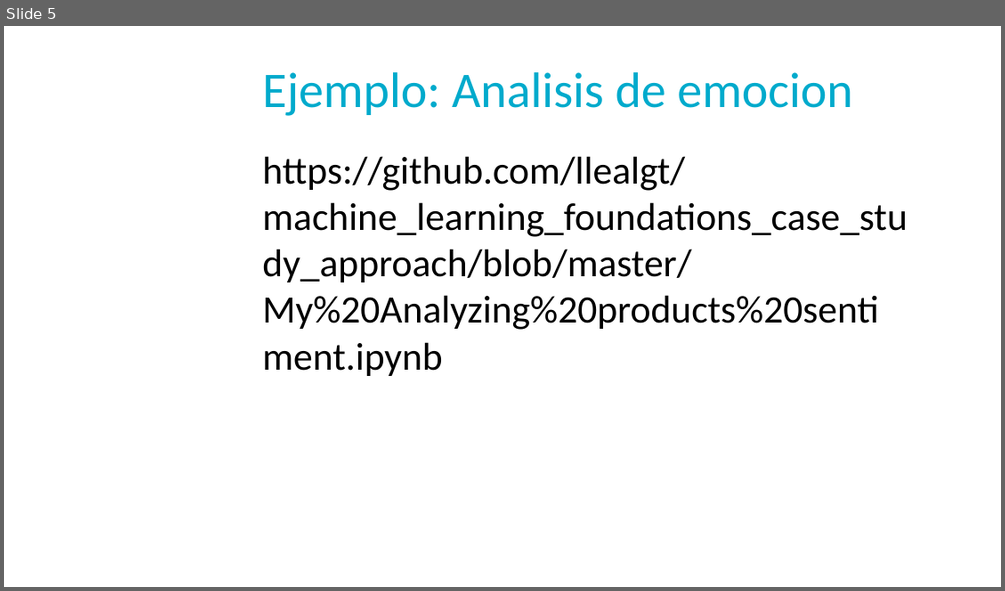
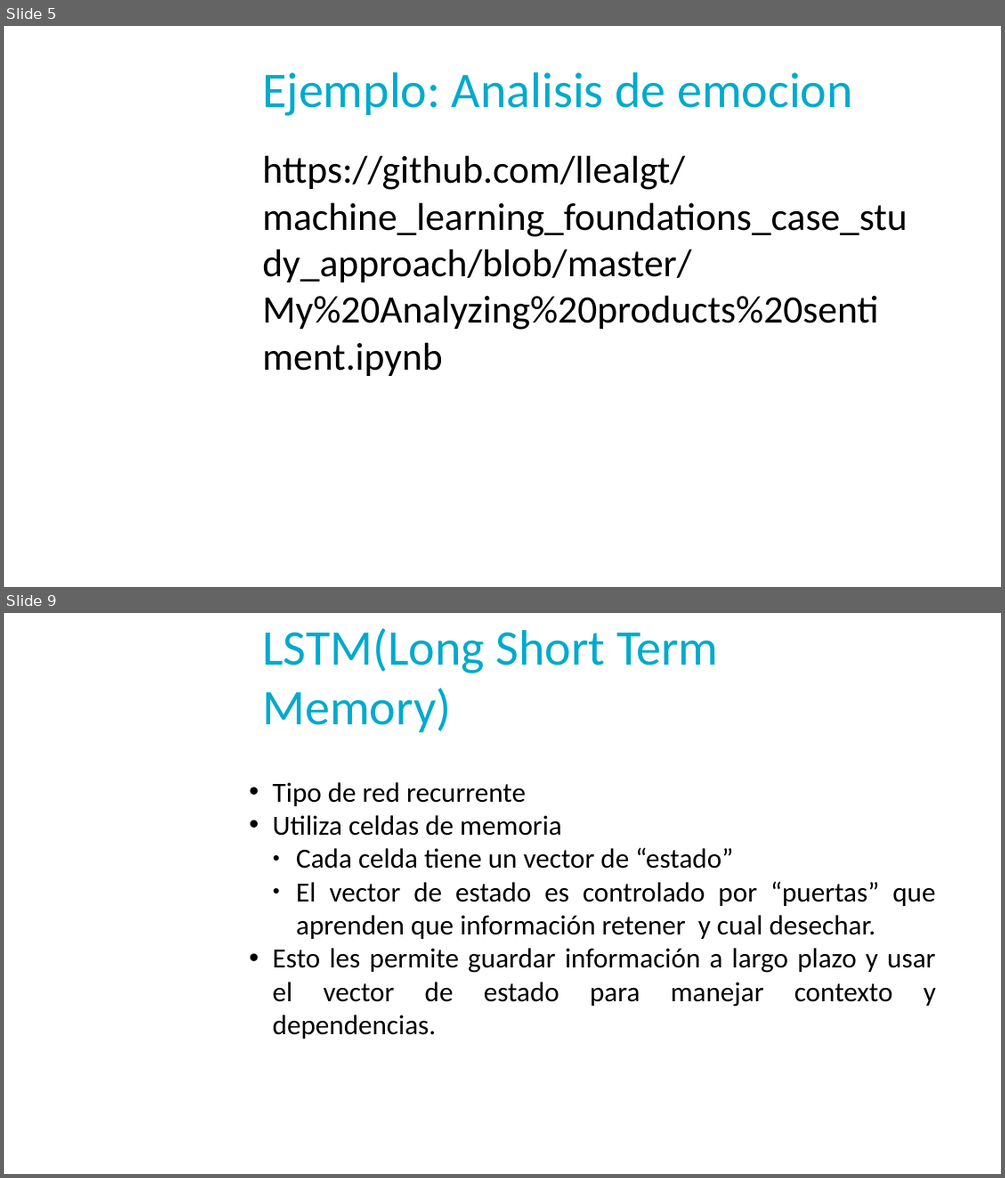
Before and after one commit to llealgt/Presentacion_UVG_Semana_de_a_tecnologia_2017, a slide deck: UVG_NLP_Presentation.pptx. Shown one above the other, each under a label of ours: slide 5 before the commit, slides 5 and 9 after it; the slides between them are not shown. The pictures are 1005x591 and 1005x1178 pixels, drawn with LibreOffice and Linux fonts; fonts in the diff are those of the drawing; background and template pictures are left out. Boxes give left, top, right and bottom in pixels: in the first picture for what was removed or moved away, otherwise in the second. Text is boxed around its words. In the diff, an @@ line names an element or a change of style, - is before the commit and + after.

```diff
--- a/UVG_NLP_Presentation.pptx
+++ b/UVG_NLP_Presentation.pptx
@@ slide 9 added at bbox=[4, 613, 1001, 1174], background picture (left out) @@
@@ text added at bbox=[262, 628, 718, 732], 36 pt, text #00AACC @@
+LSTM(Long Short Term Memory)
@@ text added at bbox=[273, 782, 935, 1006], 20 pt, text #000000 @@
+• Tipo de red recurrente
+• Utiliza celdas de memoria
+  ● Cada celda tiene un vector de “estado”
+  ● El vector de estado es controlado por “puertas” que aprenden que información retener y cual desechar.
+• Esto les permite guardar información a largo plazo y usar el vector de estado para manejar contexto y dependencias.
```
Also in this commit, not shown: 2 slides changed, 10 other slides added, 3 slides removed.
